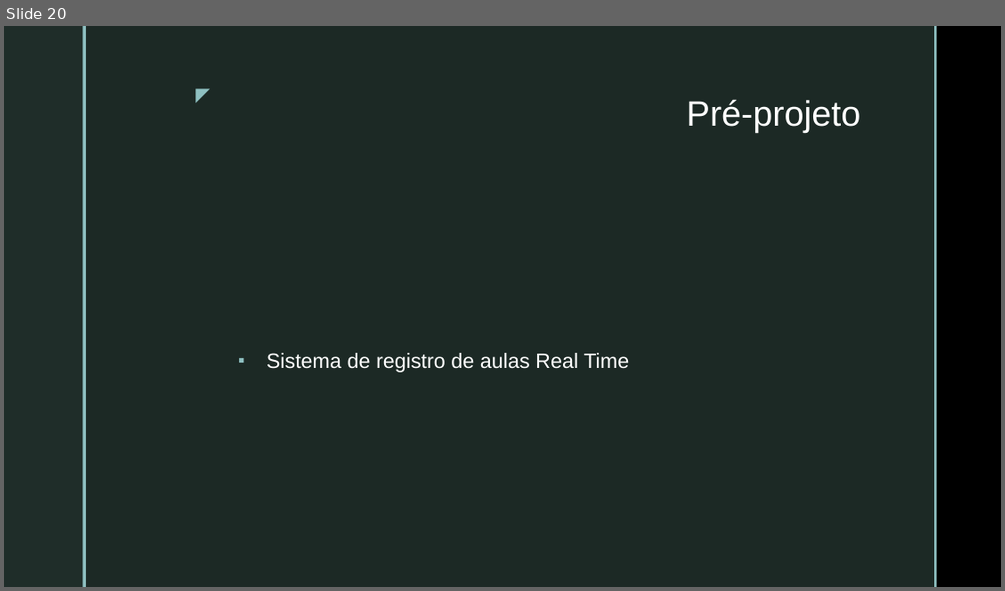
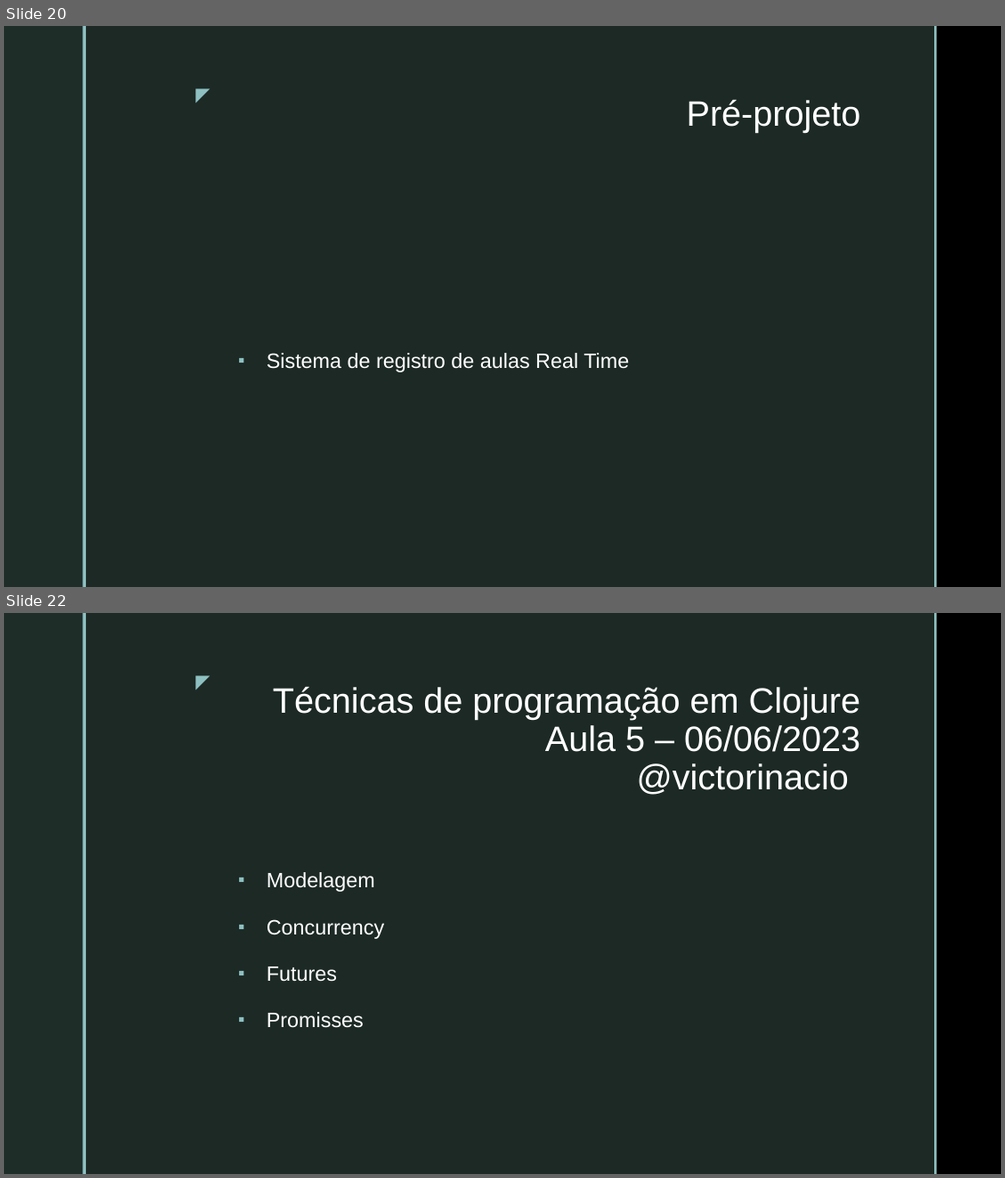
Before and after one commit to VictorInacio/curso-clojure-mybank, a slide deck: doc/NUBOOT-MOD3-PROG-TEC-CLJ.pptx. Shown one above the other, each under a label of ours: slide 20 before the commit, slides 20 and 22 after it; the slides between them are not shown. The pictures are 1005x591 and 1005x1178 pixels, drawn with LibreOffice and Linux fonts; fonts in the diff are those of the drawing; background and template pictures are left out. Boxes give left, top, right and bottom in pixels: in the first picture for what was removed or moved away, otherwise in the second. Text is boxed around its words. In the diff, an @@ line names an element or a change of style, - is before the commit and + after.

Commit message:
aula 5 - Futures Promisses - inicio

```diff
--- a/doc/NUBOOT-MOD3-PROG-TEC-CLJ.pptx
+++ b/doc/NUBOOT-MOD3-PROG-TEC-CLJ.pptx
@@ slide 22 added at [4,613,1001,1174], background picture (left out); not listed: 5 template elements that a slide beside it also shows @@
@@ title added at [273,686,860,795], 34 pt, text #FFFFFF @@
+Técnicas de programação em Clojure
+Aula 5 – 06/06/2023
+@victorinacio
@@ text added at [267,872,384,1028], 20 pt, text #FFFFFF @@
+▪ Modelagem
+▪ Concurrency
+▪ Futures
+▪ Promisses
```
Also in this commit, not shown: 2 slides changed, 1 other file.
